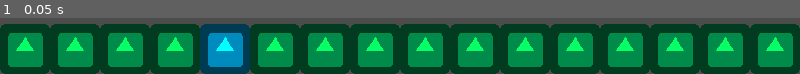
Above: before the commit, frame 1.
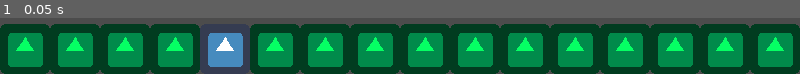
Above: after the commit, the same moment.

Repository: matprado/GameJamSemcomp22
Game: Godot game, scene res://Assets/Scenes/World.tscn
The game is run twice, just before and just after one commit, with the same random seed, the same clock (stepped at 60 frames per second) and the same inputs. The engine's default icon, where the game draws it, is replaced by a stand-in: a white triangle on a blue panel in a dark square.
Inputs:
- Up to frame 1 (0.05 s): no input

The runs differ from the first frame. In frame 1, 5.5% of the frame differs, in the area x 25-32%, y 10-100%.
Error after the commit: Parse Error: Expected an indented block after "if". (res://Assets/Scripts/ChangingBlock.gd:23)

Commit message:
Sprites

Diff:
--- a/Game/Assets/Scenes/ChangingBlock.tscn
+++ b/Game/Assets/Scenes/ChangingBlock.tscn
@@ -7,7 +7,7 @@
 extents = Vector2( 30.6716, 32.221 )
 
 [node name="ChangingBlock" type="Node2D"]
-position = Vector2( 448, 192 )
+position = Vector2( 416, 224 )
 script = ExtResource( 1 )
 __meta__ = {
 "_edit_group_": true
--- a/Game/Assets/Scenes/TileSet.tscn
+++ b/Game/Assets/Scenes/TileSet.tscn
@@ -42,6 +42,7 @@
 shape = SubResource( 1 )
 
 [node name="Tile3" type="Sprite" parent="."]
+editor/display_folded = true
 modulate = Color( 0.0235294, 1, 0.396078, 1 )
 position = Vector2( 191.104, 1.28167 )
 texture = ExtResource( 1 )
--- a/Game/Assets/Scripts/ChangingBlock.gd
+++ b/Game/Assets/Scripts/ChangingBlock.gd
@@ -1,14 +1,23 @@
 extends Node2D
 
-# Declare member variables here. Examples:
-# var a = 2
-# var b = "text"
+enum BlockType{
+	SIMPLE,
+	DAMAGE,
+	SLOW
+}
+
+var currentType;
 
 # Called when the node enters the scene tree for the first time.
 func _ready():
-	$Sprite.modulate = Color.aqua;
+	currentType = BlockType.SIMPLE;
 	pass # Replace with function body.
 
+
 # Called every frame. 'delta' is the elapsed time since the previous frame.
-#func _process(delta):
-#	pass
+func _process(delta):
+
+	if(currentType == BlockType.SIMPLE):
+
+
+	pass
Binary file added: Game/Assets/Art/Steampunk Pack ALL/Steampunk Blocks.png
Not shown, added: Game/Assets/Art/Steampunk Pack ALL/Steampunk Blocks.png.import
Binary file added: Game/Assets/Art/Steampunk Pack ALL/Steampunk Brick Back.png
Not shown, added: Game/Assets/Art/Steampunk Pack ALL/Steampunk Brick Back.png.import
Binary file added: Game/Assets/Art/Steampunk Pack ALL/Steampunk Corse Elements Dark.png
Not shown, added: Game/Assets/Art/Steampunk Pack ALL/Steampunk Corse Elements Dark.png.import
Binary file added: Game/Assets/Art/Steampunk Pack ALL/Steampunk Corse Elements.png
Not shown, added: Game/Assets/Art/Steampunk Pack ALL/Steampunk Corse Elements.png.import
Binary file added: Game/Assets/Art/Steampunk Pack ALL/steamworld.png
Not shown, added: Game/Assets/Art/Steampunk Pack ALL/steamworld.png.import
Binary file added: Game/Assets/Art/photo_2019-09-28_11-24-02.jpg
Not shown, added: Game/Assets/Art/photo_2019-09-28_11-24-02.jpg.import
